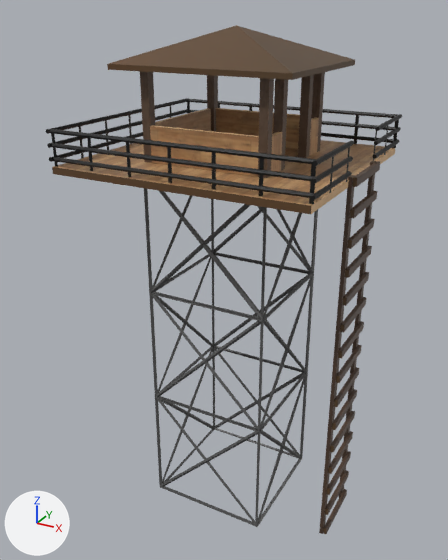
Renders of the FBX model Assets/Art/Enviroment/Buildings/SM_Bld_WatchTower.fbx from each side of a commit.
Rendered twice from a 50 mm camera at (6.66, -12.65, 12.36) aimed at (-0.25, -0.1, 6.08). Arrows for +X, +Y and +Z are at lower left; the lights stay in place. The picture after the commit comes second. Where no turn or scale is listed for an object, it has been applied to the vertices. Vertices at exactly the same position are counted once.

The first picture shows 'SM_Bld_WatchTower'.
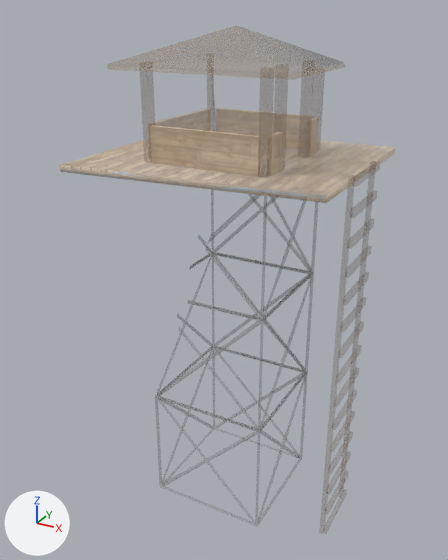
Where the newer file only moved an object's origin or applied its transform, the numbers keep the older frame.

Where the change shows, as pixel boxes (x1, y1, x2, y2) in the pictures (448 x 560 px; the box of a moved part takes in the faces that stretch with it):
'SM_Bld_WatchTower', surface changed, reshaped (brown to beige)
    before: (46, 25, 402, 534)
    after: (60, 108, 396, 203)
part 1 of me_cube_006, deleted
    before: (51, 133, 316, 204)
part 2 of me_cube_006, moved or reshaped
    before: (46, 25, 360, 486)
    after: (60, 144, 361, 203)
part 3 of me_cube_006, recoloured (brown)
    before: (109, 26, 292, 73)

Diff of the bpy script that builds the scene:
```diff
--- a/Assets/Art/Enviroment/Buildings/SM_Bld_WatchTower.fbx.py
+++ b/Assets/Art/Enviroment/Buildings/SM_Bld_WatchTower.fbx.py
@@ img_atlas_png @@
-img_atlas_png = load_image('ATLAS.png', '_unpacked/ATLAS.png', 2590, 2590, 'sRGB')
+img_atlas_png = load_image('ATLAS.png', '../Objects/ATLAS.png', 2590, 2590, 'Non-Color')
@@ img_texture_mat_wood_cardboard_png @@
-img_texture_mat_wood_cardboard_png = load_image('Texture_Mat_Wood_Cardboard.png', '_unpacked/Texture_Mat_Wood_Cardboard.png', 1024, 1024, 'sRGB')
+img_texture_mat_wood_cardboard_png = load_image('Texture_Mat_Wood_Cardboard.png', '../Objects/Texture_Mat_Wood_Cardboard.png', 1024, 1024, 'Non-Color')
@@ mat_m_wood @@
 n2 = _N.new('ShaderNodeTexImage'); n2.name = 'Image Texture'
 n0 = _N.new('ShaderNodeBsdfPrincipled'); n0.name = 'Principled BSDF'
 n2.image = img_texture_mat_wood_cardboard_png
+n3 = _N.new('ShaderNodeTexImage'); n3.name = 'Image Texture.001'
+n3.image = img_texture_mat_wood_cardboard_png
 _L.new(n2.outputs[0], n0.inputs[0])  # 'Color' to 'Base Color'
-_L.new(n2.outputs[1], n0.inputs[4])  # 'Alpha' to 'Alpha'
 _L.new(n0.outputs[0], n1.inputs[0])  # 'BSDF' to 'Surface'
+_L.new(n3.outputs[0], n0.inputs[4])  # 'Color' to 'Alpha'
@@ mat_m_basic_005 @@
+mat_m_basic_005 = bpy.data.materials.new('M_Basic.005')
+# uses the picture img_atlas_png
@@ me_cube_006 @@
 # used by ob_sm_bld_watchtower; location = (0.0, 0.0, 0.0)
-me_cube_006.from_pydata(...)  # 945 vertices, 842 faces; spans x -3.05..3.15, y -2.83..2.82, z -0.13..12.01
-me_cube_006.materials.append(mat_m_basic)  # picture img_atlas_png
+me_cube_006.from_pydata(...)  # 849 vertices, 1636 faces; spans x -3.05..3.15, y -2.58..2.82, z -0.13..12.01
+# me_cube_006 part 1: 7 loose pieces with 84 vertices, spanning x -3.0..2.98, y -2.72..-2.7, z 9.21..9.99, are deleted
+# me_cube_006 part 2: 8 vertices moved from x -3.05..2.95, y -2.83..1.3, z 9.05..11.32 to x -3.05..2.95, y -2.58..1.3, z 9.05..11.17; 123 vertices removed from x -3.03..3.05, y -2.83..1.8, z 3.06..11.32; 111 vertices added at x -3.03..3.05, y -2.58..1.77, z 3.01..11.97
+# me_cube_006 part 3: 1 face spanning x -2.09..2.09, y -1.8..0.0, z 11.28..12.01 switches from mat_m_basic (picture img_atlas_png) to mat_m_basic_005
 me_cube_006.materials.append(mat_m_wood)
+me_cube_006.materials.append(mat_m_basic_005)
```
